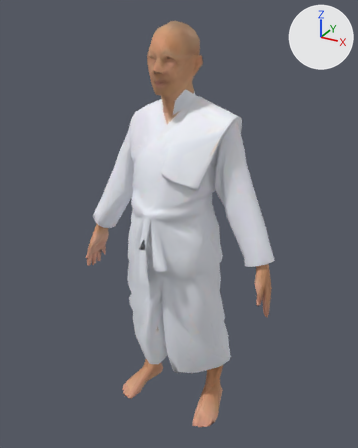
An edit to the glTF model assets/e4whitef.glb, drawn before and after from the same camera.
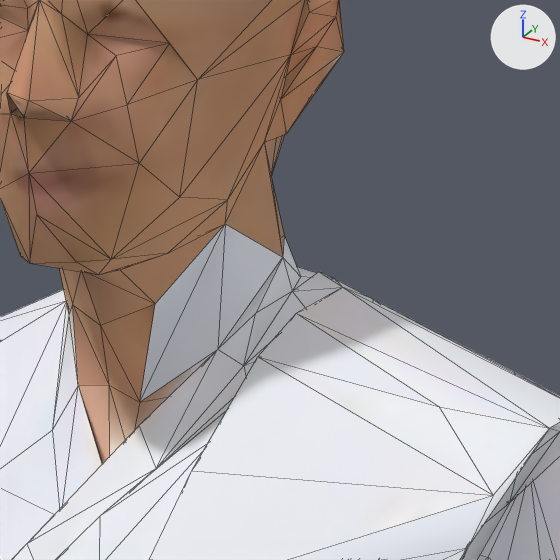
Each version appears first whole from a camera (50 mm lens) standing at (0.879, -1.564, 1.685) and looking at (0.0, 0.033, 0.887), and next in a close-up on the part from 42% to 66% of the width and 12% to 31% of the height. Arrows for +X, +Y and +Z are at upper right; the lights stay in place. The last two pictures show the newer version. The close-ups show mesh edges as thin lines. Vertices at exactly the same position are counted once.
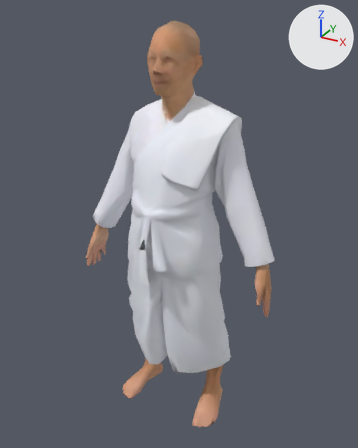
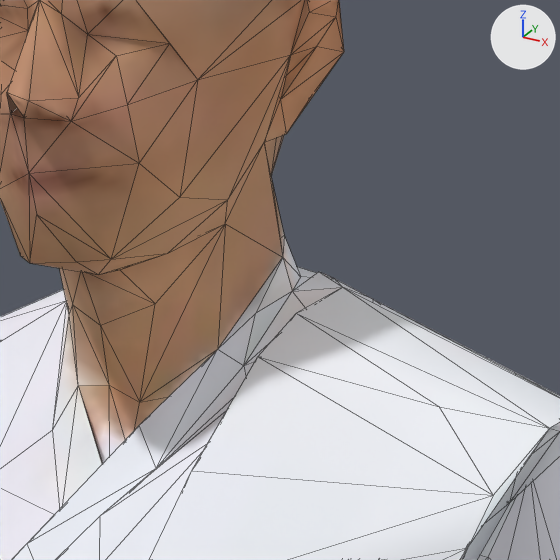
Location of each change, (x1, y1, x2, y2) in pixels of the close-ups (560 x 560 px):
'Mesh_0', surface changed: (0, 0, 560, 560) in both

Patch to the scene script:
```diff
--- a/assets/e4whitef.glb.py
+++ b/assets/e4whitef.glb.py
@@ img_repainted @@
+img_repainted = load_image('repainted', '_unpacked/repainted', 256, 256, 'sRGB')
@@ mat_material_0 @@
 mat_material_0 = principled_material('Material_0')
-mat_material_0.texture = img_texture_0
+mat_material_0.texture = img_repainted
 mat_material_0.roughness = 0.78
@@ me_mesh_0 @@
 me_mesh_0.from_pydata(...)  # 1296 vertices, 2584 faces; spans x -0.42..0.42, y -0.21..0.21, z 0.0..1.64
 # used by ob_mesh_0; location = (0.0, 0.0, 0.0)
+# me_mesh_0 part 1: 2568 kept faces spanning x -0.42..0.42, y -0.21..0.21, z 0.0..1.64 get new texture (UV) coordinates
 me_mesh_0.materials.append(mat_material_0)
```
